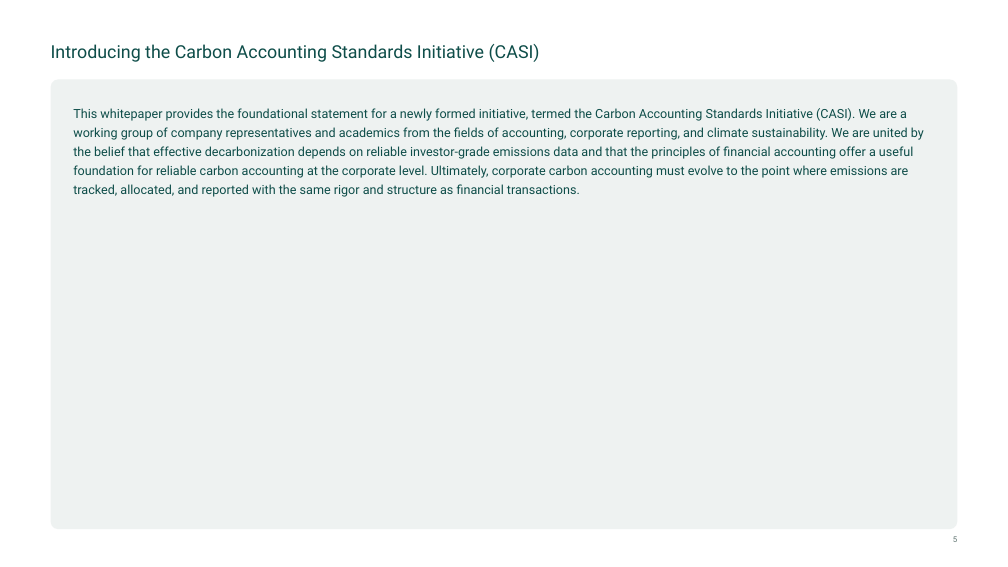
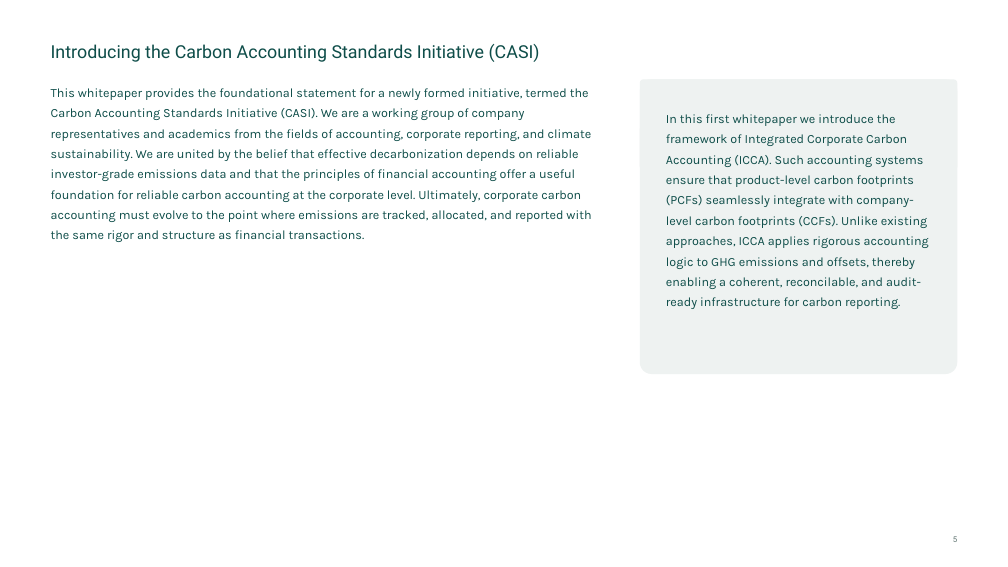
Before and after one commit to seraphinernst4/casi-ci, a slide deck: slide 5 of vorlagen/CASI-Folien-Beispiel.pptx. Drawn at 1008x567 pixels with LibreOffice and Linux fonts; fonts in the diff are those of the drawing; background and template pictures are left out. Boxes give left, top, right and bottom in pixels: in the first picture for what was removed or moved away, otherwise in the second. Text is boxed around its words. In the diff, an @@ line names an element or a change of style, - is before the commit and + after.

```diff
--- a/vorlagen/CASI-Folien-Beispiel.pptx
+++ b/vorlagen/CASI-Folien-Beispiel.pptx
@@ text "This whitepaper provides the foundational ...": place and size @@
-text "This whitepaper provides the foundational ..." at bbox=[73, 108, 924, 197]
+text "This whitepaper provides the foundational ..." at bbox=[51, 88, 592, 242]
@@ text "This whitepaper provides the foundational ..." at bbox=[51, 88, 592, 242]: font Roboto to Karla; line spacing 1.25 to 1.35 @@
@@ rounded rectangle removed at bbox=[51, 79, 957, 529] @@
@@ text added at bbox=[640, 79, 957, 374], fill #EEF2F1, 12 pt, text #0E4D49 @@
+In this first whitepaper we introduce the framework of Integrated Corporate Carbon Accounting (ICCA). Such accounting systems ensure that product-level carbon footprints (PCFs) seamlessly integrate with company-level carbon footprints (CCFs). Unlike existing approaches, ICCA applies rigorous accounting logic to GHG emissions and offsets, thereby enabling a coherent, reconcilable, and audit-ready infrastructure for carbon reporting.
```
Also in this commit, not shown: 7 other slides changed, 19 other files.
